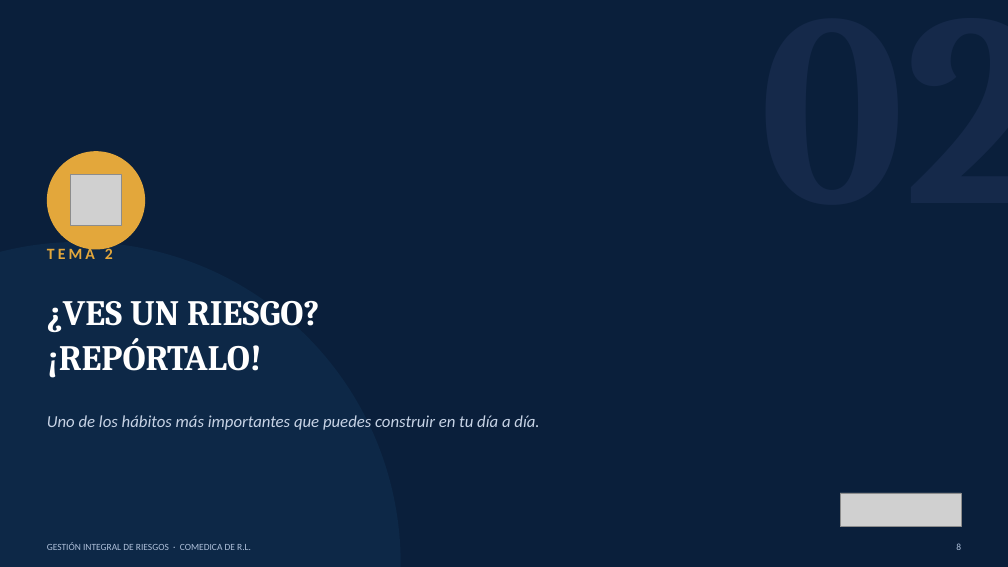
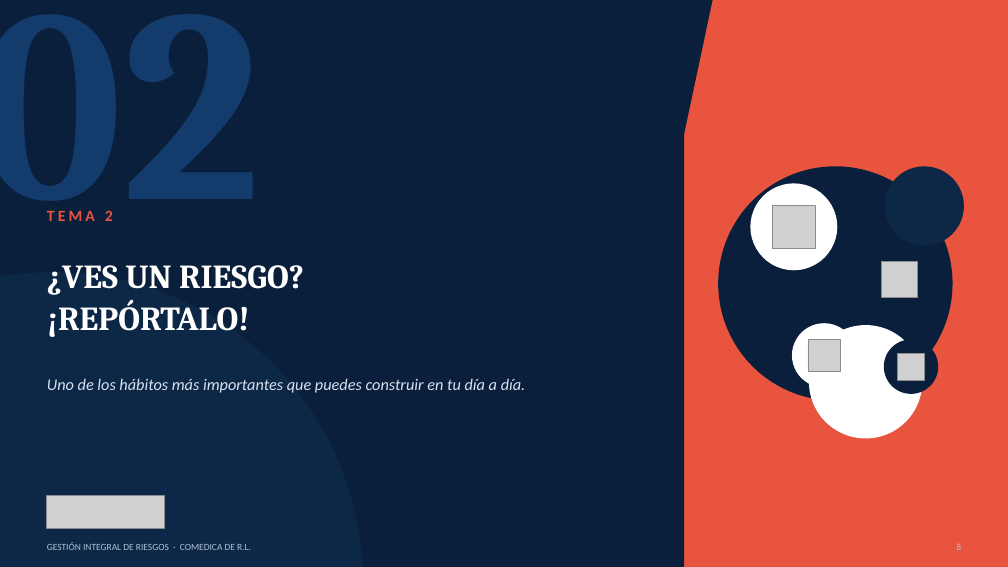
Before and after one commit to menjivar201280/riesgo, a slide deck: slide 8 of capacitacion-riesgos-2025/CAPACITACION_RIESGOS_2025.pptx. Drawn at 1008x567 pixels with LibreOffice and Linux fonts; fonts in the diff are those of the drawing; grey boxes stand for pictures. Boxes give left, top, right and bottom in pixels: in the first picture for what was removed or moved away, otherwise in the second. Text is boxed around its words. In the diff, an @@ line names an element or a change of style, - is before the commit and + after.

```diff
--- a/capacitacion-riesgos-2025/CAPACITACION_RIESGOS_2025.pptx
+++ b/capacitacion-riesgos-2025/CAPACITACION_RIESGOS_2025.pptx
@@ rectangle added at (0,0,684,567), fill #0A1F3B @@
@@ text added at (0,14,261,221), 260 pt, text #133B6C, bold @@
+02
@@ rectangle added at (596,0,1008,567), fill #E8543E @@
@@ ellipse removed at (47,151,145,250) @@
@@ picture removed at (70,175,122,226) @@
@@ ellipse added at (718,166,953,401), fill #0A1F3B @@
@@ ellipse added at (885,166,964,246), fill #0D2847 @@
@@ text "TEMA 2": place and size @@
-text "TEMA 2" at (47,246,113,259)
+text "TEMA 2" at (47,210,113,221)
@@ text "TEMA 2" at (47,210,113,221): text colour #E3A73B to #E8543E @@
@@ ellipse added at (751,183,838,270), fill #FFFFFF @@
@@ picture added at (772,205,815,248) @@
@@ text "¿VES UN RIESGO?": place and size @@
-text "¿VES UN RIESGO?" at (47,301,319,378)
+text "¿VES UN RIESGO?" at (47,265,304,337)
@@ text "¿VES UN RIESGO?" at (47,265,304,337): size 34 to 32 pt @@
@@ ellipse added at (864,244,936,316), fill #0A1F3B @@
@@ picture added at (882,262,917,297) @@
@@ ellipse: place and size @@
-ellipse at (0,242,401,567)
+ellipse at (0,272,363,567)
@@ ellipse added at (792,324,856,388), fill #FFFFFF @@
@@ ellipse added at (809,325,923,439), fill #FFFFFF @@
@@ text "Uno de los hábitos más ...": place and size @@
-text "Uno de los hábitos más ..." at (47,415,539,430)
+text "Uno de los hábitos más ..." at (47,378,526,393)
@@ text "Uno de los hábitos más ..." at (47,378,526,393): size 16 to 15.5 pt, text colour #C7D3E5 to #D7E1F0; line spacing 1.15 to 1.18 @@
@@ picture added at (808,340,840,371) @@
@@ ellipse added at (884,340,938,394), fill #0A1F3B @@
@@ picture added at (898,353,925,380) @@
@@ picture: place and size @@
-picture at (840,493,961,527)
+picture at (47,495,164,529)
```
Also in this commit, not shown: 45 other slides changed.
